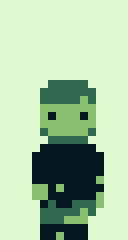
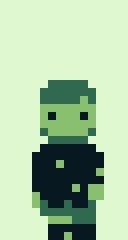
Comparing the layer stacks of the two 128x240 images. Changes:
hid "cheen copy#2" over (32, 160, 104, 240)
showed "cheen copy" over (32, 160, 104, 240)
